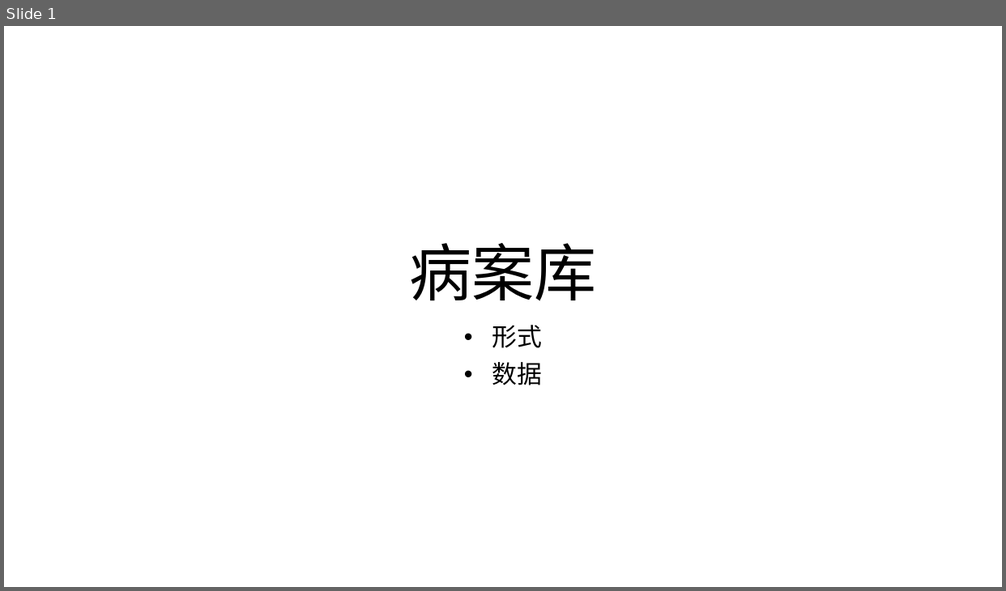
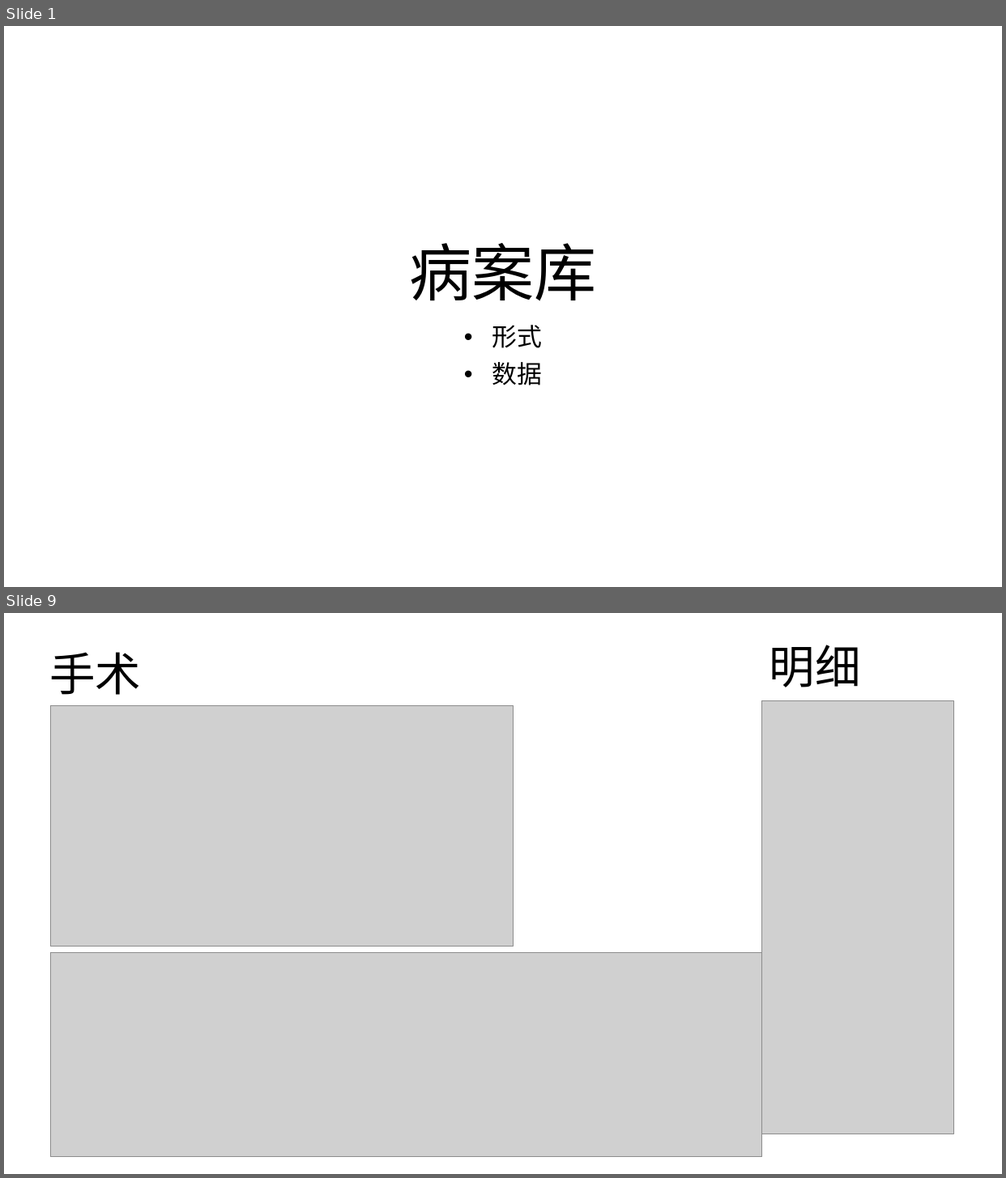
Before and after one commit to zmy1103/GNN_-, a slide deck: 病案库构建/病案库构建方案.pptx. Shown one above the other, each under a label of ours: slide 1 before the commit, slides 1 and 9 after it; the slides between them are not shown. The pictures are 1006x591 and 1006x1178 pixels, drawn with LibreOffice and Linux fonts; fonts in the diff are those of the drawing; grey boxes stand for pictures. Boxes give left, top, right and bottom in pixels: in the first picture for what was removed or moved away, otherwise in the second. Text is boxed around its words. In the diff, an @@ line names an element or a change of style, - is before the commit and + after.

```diff
--- a/病案库构建/病案库构建方案.pptx
+++ b/病案库构建/病案库构建方案.pptx
@@ slide 9 added at <box>4,613,1002,1174</box>, background #FFFFFF @@
@@ title added at <box>49,652,141,695</box>, 44 pt, text #000000 @@
+手术
@@ text added at <box>769,645,861,688</box>, 44 pt, text #000000 @@
+明细
@@ picture added at <box>51,706,513,947</box> @@
@@ picture added at <box>761,701,953,1135</box> @@
@@ picture added at <box>51,954,762,1158</box> @@
```
Also in this commit, not shown: 3 slides changed, 16 other slides added.
